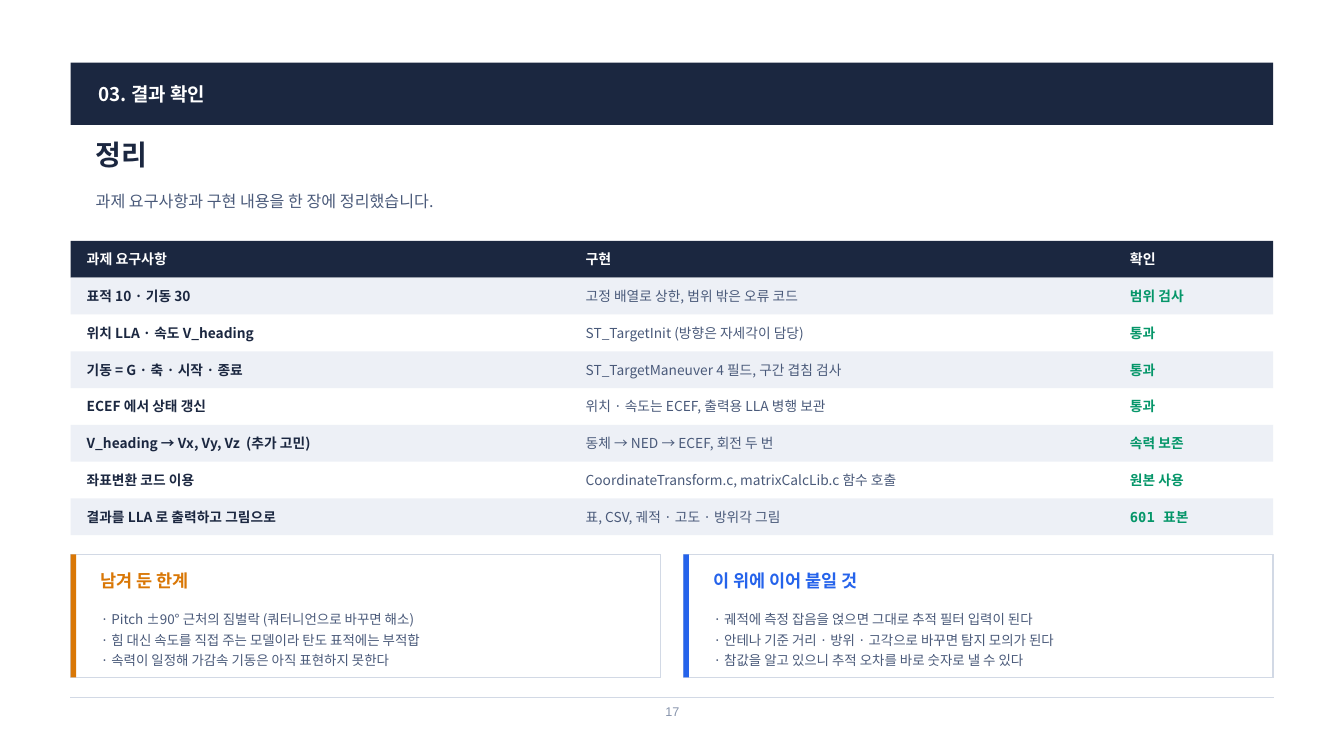
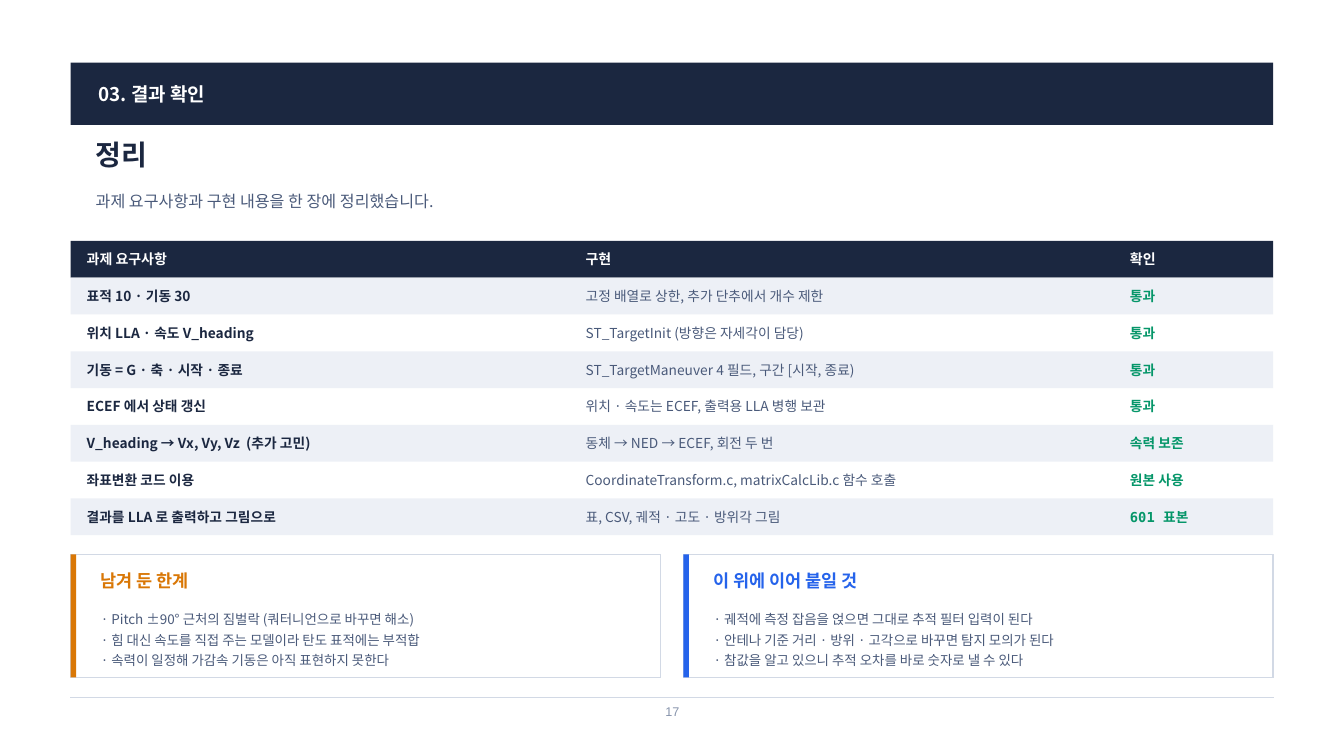
Before and after one commit to harley-hwan/radar-sw-study, a slide deck: slide 17 of Part3_TargetSim/ref/산출물/Chapter3_TargetSim.pptx. Drawn at 1344x756 pixels with LibreOffice and Linux fonts; fonts in the diff are those of the drawing. Boxes give left, top, right and bottom in pixels: in the first picture for what was removed or moved away, otherwise in the second. Text is boxed around its words. In the diff, an @@ line names an element or a change of style, - is before the commit and + after.

```diff
--- a/Part3_TargetSim/ref/산출물/Chapter3_TargetSim.pptx
+++ b/Part3_TargetSim/ref/산출물/Chapter3_TargetSim.pptx
@@ text at (x1=586, y1=289, x2=823, y2=304): text changed @@
-고정 배열로 상한, 범위 밖은 오류 코드
+고정 배열로 상한, 추가 단추에서 개수 제한
@@ text at (x1=1130, y1=289, x2=1155, y2=302): text changed @@
-범위 검사
+통과
@@ text at (x1=586, y1=363, x2=855, y2=379): text changed @@
-ST_TargetManeuver 4 필드, 구간 겹침 검사
+ST_TargetManeuver 4 필드, 구간 [시작, 종료)
```
Also in this commit, not shown: 5 other slides changed, 1 other file.
